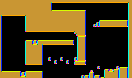
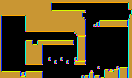
Layered file, before and after one edit (w=132, h=78). Changes by layer:
painted on "Tiles" over [33, 9, 132, 72]
painted on "Collisions" over [33, 9, 132, 44]
